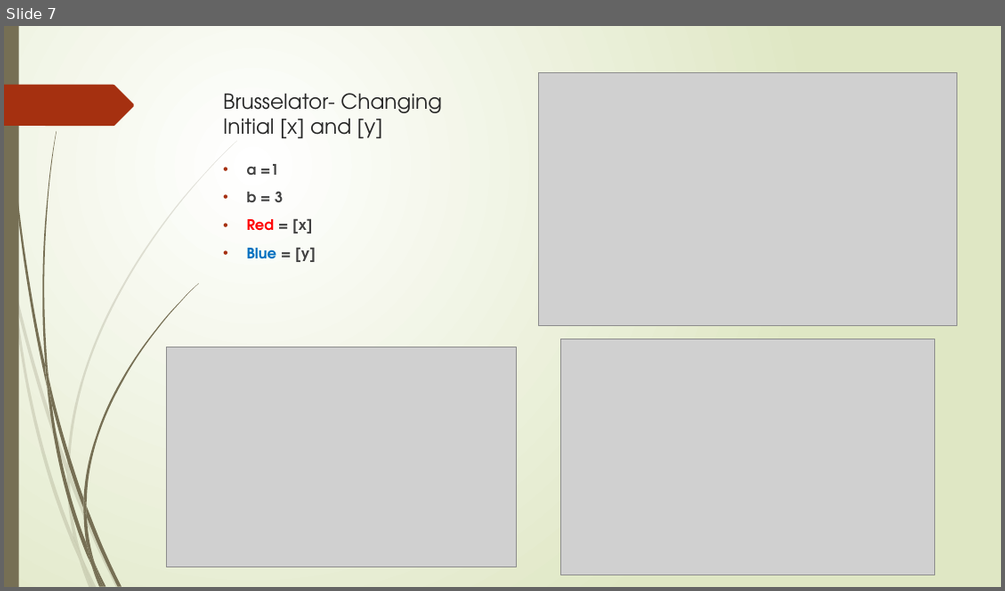
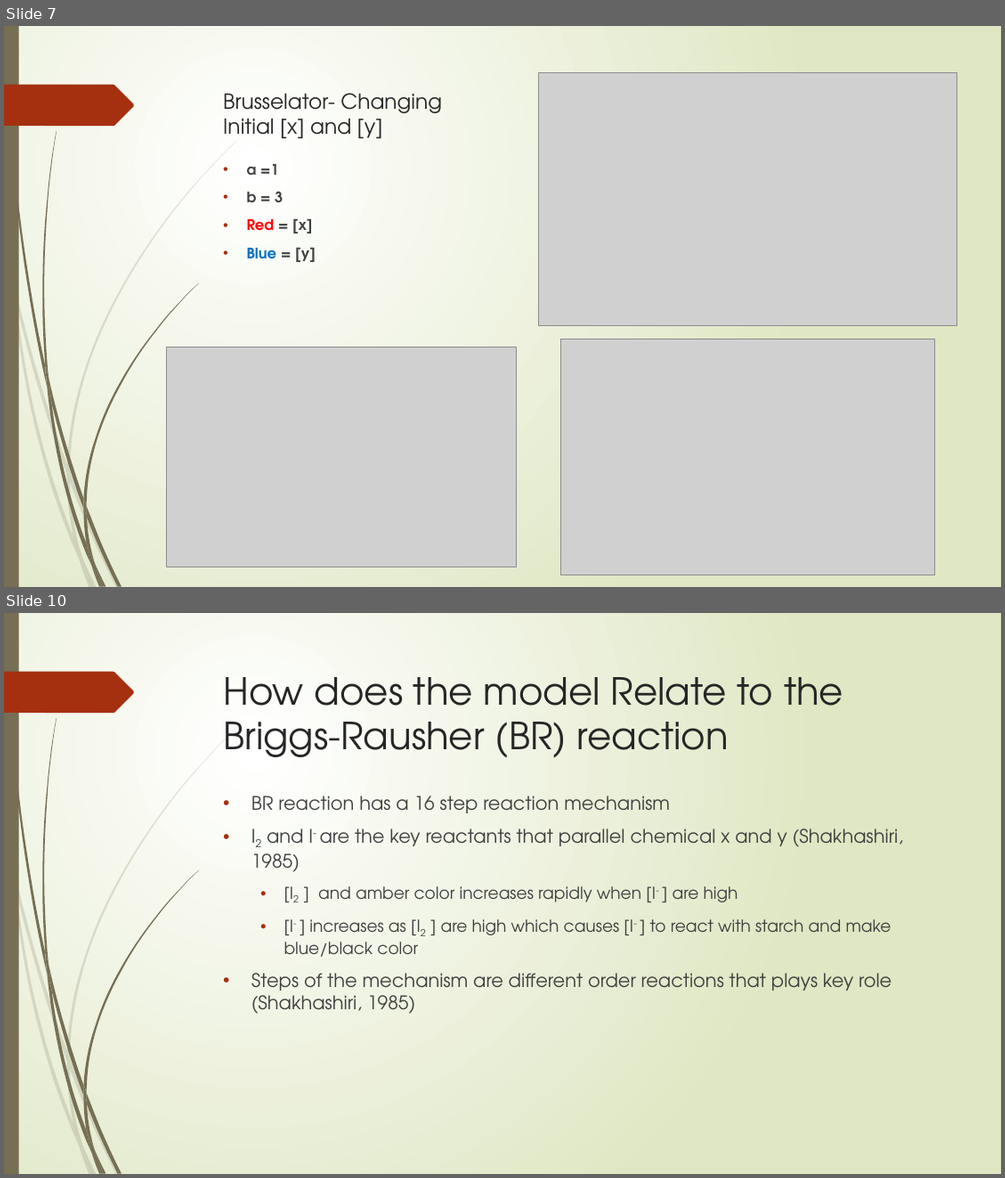
Before and after one commit to chan8005/Project-1, a slide deck: Modeling Oscillating Chemical Reactions.pptx. Shown one above the other, each under a label of ours: slide 7 before the commit, slides 7 and 10 after it; the slides between them are not shown. The pictures are 1005x591 and 1005x1178 pixels, drawn with LibreOffice and Linux fonts; fonts in the diff are those of the drawing; grey boxes stand for pictures. Boxes give left, top, right and bottom in pixels: in the first picture for what was removed or moved away, otherwise in the second. Text is boxed around its words. In the diff, an @@ line names an element or a change of style, - is before the commit and + after.

```diff
--- a/Modeling Oscillating Chemical Reactions.pptx
+++ b/Modeling Oscillating Chemical Reactions.pptx
@@ slide 10 added at bbox=[4, 613, 1001, 1174], background gradient #FFFFFF to #DFE8C4; not listed: 24 template elements that a slide beside it also shows @@
@@ title added at bbox=[224, 677, 843, 758], 36 pt, text #262626 @@
+How does the model Relate to the Briggs-Rausher (BR) reaction
@@ text added at bbox=[251, 795, 903, 1013], 18 pt, text #404040 @@
+• BR reaction has a 16 step reaction mechanism
+• I2 and I- are the key reactants that parallel chemical x and y (Shakhashiri, 1985)
+  • [I2 ] and amber color increases rapidly when [I- ] are high
+  • [I- ] increases as [I2 ] are high which causes [I- ] to react with starch and make blue/black color
+• Steps of the mechanism are different order reactions that plays key role (Shakhashiri, 1985)
```
Also in this commit, not shown: 4 slides changed, 2 other slides added, 1 slide removed.
